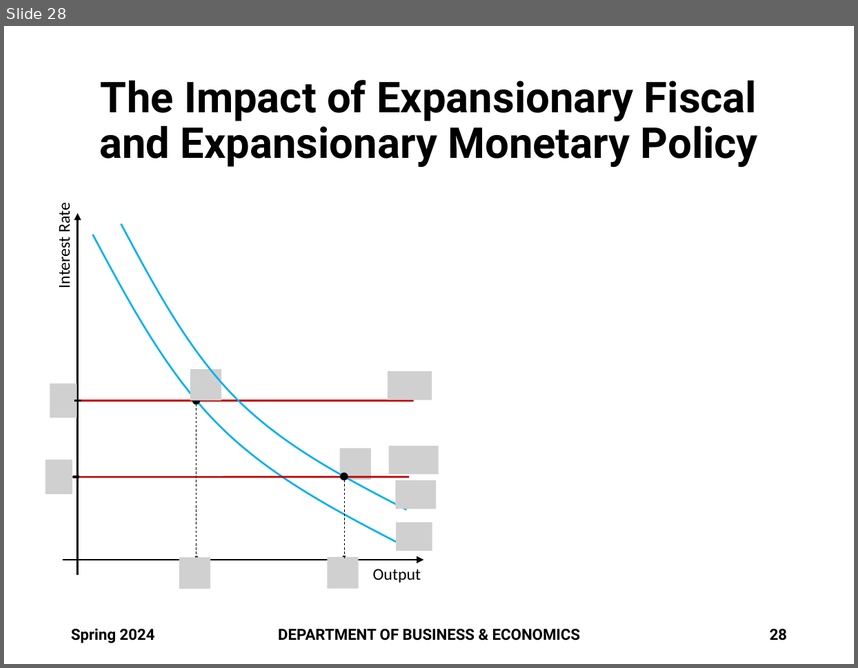
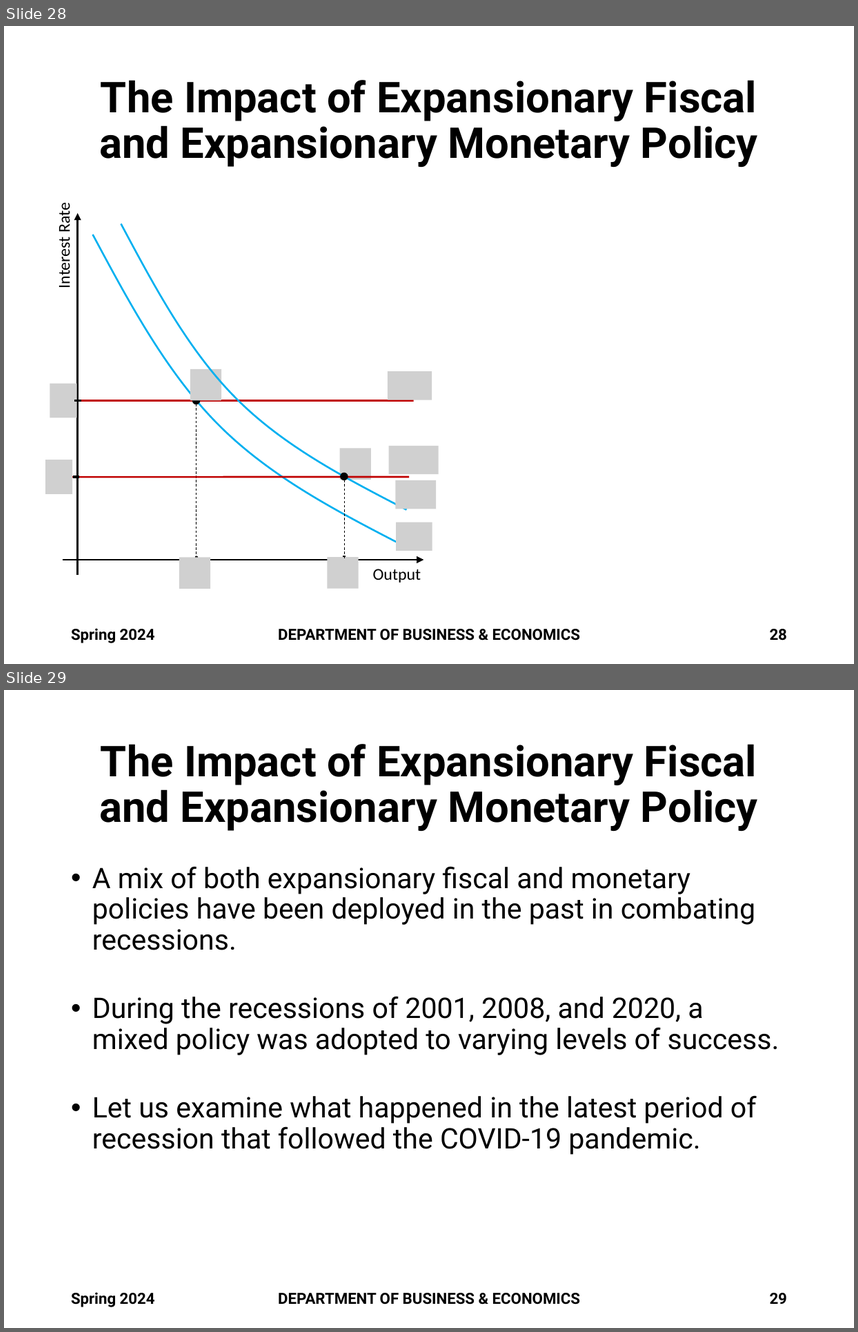
Before and after one commit to brianhwpark/brianhwpark.github.io, a slide deck: files/teaching-resources/monmouthcollege-econ-301/econ-301-s2024/econ-301-s2024-lecture-note/ECON301-S2024-LEC05.pptx. Shown one above the other, each under a label of ours: slide 28 before the commit, slides 28 and 29 after it. The pictures are 858x668 and 858x1332 pixels, drawn with LibreOffice and Linux fonts; fonts in the diff are those of the drawing; grey boxes stand for pictures; background and template pictures are left out. Boxes give left, top, right and bottom in pixels: in the first picture for what was removed or moved away, otherwise in the second. Text is boxed around its words. In the diff, an @@ line names an element or a change of style, - is before the commit and + after.

```diff
--- a/files/teaching-resources/monmouthcollege-econ-301/econ-301-s2024/econ-301-s2024-lecture-note/ECON301-S2024-LEC05.pptx
+++ b/files/teaching-resources/monmouthcollege-econ-301/econ-301-s2024/econ-301-s2024-lecture-note/ECON301-S2024-LEC05.pptx
@@ slide 29 added at <box>4,690,854,1328</box>, background #FFFFFF @@
@@ title added at <box>99,744,758,831</box>, 36 pt, text #000000, bold @@
+The Impact of Expansionary Fiscal
+and Expansionary Monetary Policy
@@ text added at <box>92,866,780,1154</box>, 24 pt, text #000000 @@
+• A mix of both expansionary fiscal and monetary policies have been deployed in the past in combating recessions.
+• During the recessions of 2001, 2008, and 2020, a mixed policy was adopted to varying levels of success.
+• Let us examine what happened in the latest period of recession that followed the COVID-19 pandemic.
@@ text added at <box>71,1292,155,1307</box>, 13 pt, text #000000, bold @@
+Spring 2024
@@ text added at <box>278,1292,580,1304</box>, 13 pt, text #000000, bold @@
+DEPARTMENT OF BUSINESS & ECONOMICS
@@ page number added at <box>770,1292,787,1303</box>, 13 pt, text #000000, bold @@
+29
```
Also in this commit, not shown: 4 slides changed, 8 other files.
